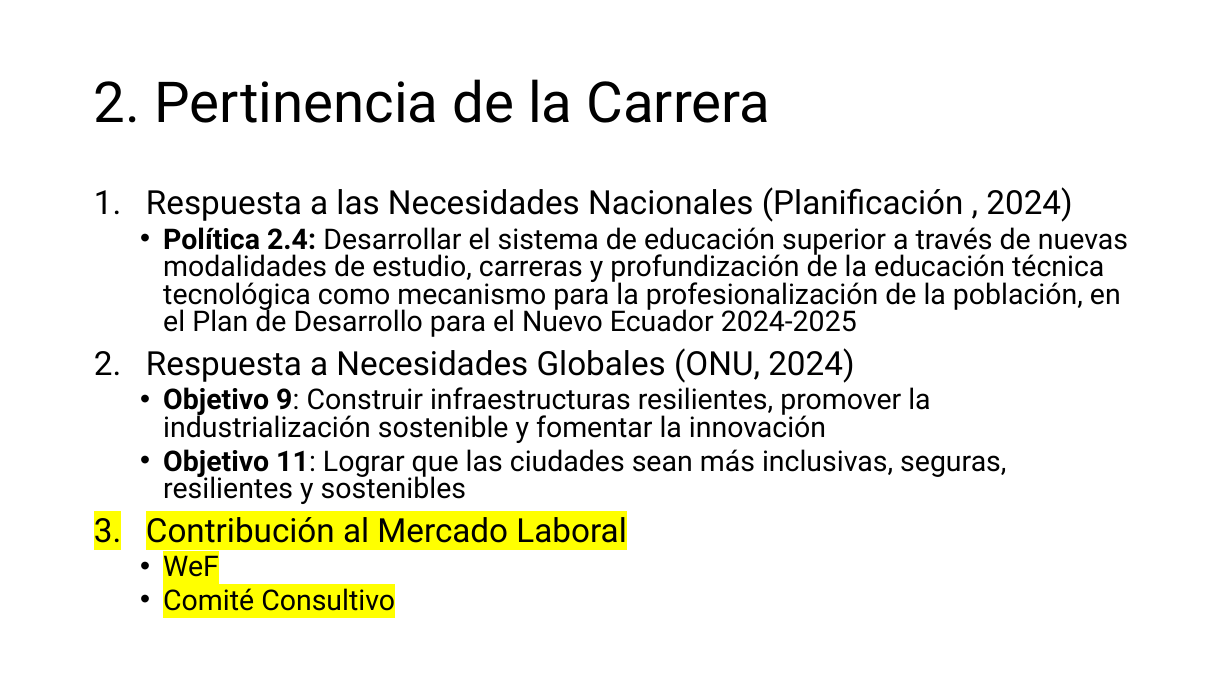
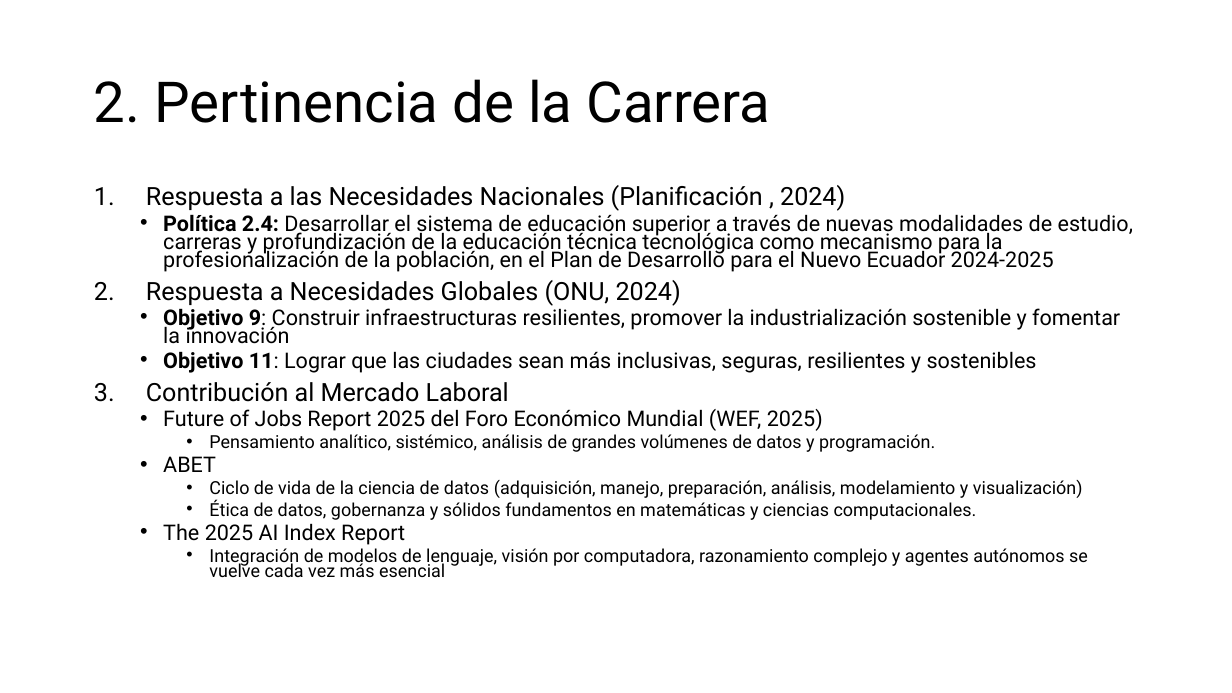
Before and after one commit to aavendan/cdia, a slide deck: slide 3 of 03 Presentación.pptx. Drawn at 1232x693 pixels with LibreOffice and Linux fonts; fonts in the diff are those of the drawing. Boxes give left, top, right and bottom in pixels: in the first picture for what was removed or moved away, otherwise in the second. Text is boxed around its words. In the diff, an @@ line names an element or a change of style, - is before the commit and + after.

Commit message:
Contribución al Mercado Laboral

```diff
--- a/03 Presentación.pptx
+++ b/03 Presentación.pptx
@@ text at bbox=[146, 185, 1133, 402]: size 25.9 to 19.6 pt in "Respuesta a las Necesidades Nacionales (Planificación , ...", "Respuesta a Necesidades Globales (ONU, 2024)", "Contribución al Mercado Laboral"; size 22.2 to 16.8 pt in "Política 2.4: Desarrollar el sistema de educación ...", "Objetivo 9: Construir infraestructuras resilientes, promover ...", "Objetivo 11: Lograr que las ciudades sean ..."; highlight #FFFF00 to none in "Contribución al Mercado Laboral"; line spacing 0.8 to 0.7 @@
@@ text at bbox=[163, 409, 1088, 577]: text changed; size 22.2 to 14 pt @@
-  • WeF
-  • Comité Consultivo
+  • Future of Jobs Report 2025 del Foro Económico Mundial (WEF, 2025)
+    • Pensamiento analítico, sistémico, análisis de grandes volúmenes de datos y programación.
+  • ABET
+    • Ciclo de vida de la ciencia de datos (adquisición, manejo, preparación, análisis, modelamiento y visualización)
+    • Ética de datos, gobernanza y sólidos fundamentos en matemáticas y ciencias computacionales.
+  • The 2025 AI Index Report
+    • Integración de modelos de lenguaje, visión por computadora, razonamiento complejo y agentes autónomos se vuelve cada vez más esencial
```
Also in this commit, not shown: 2 other slides changed, 2 other files.
